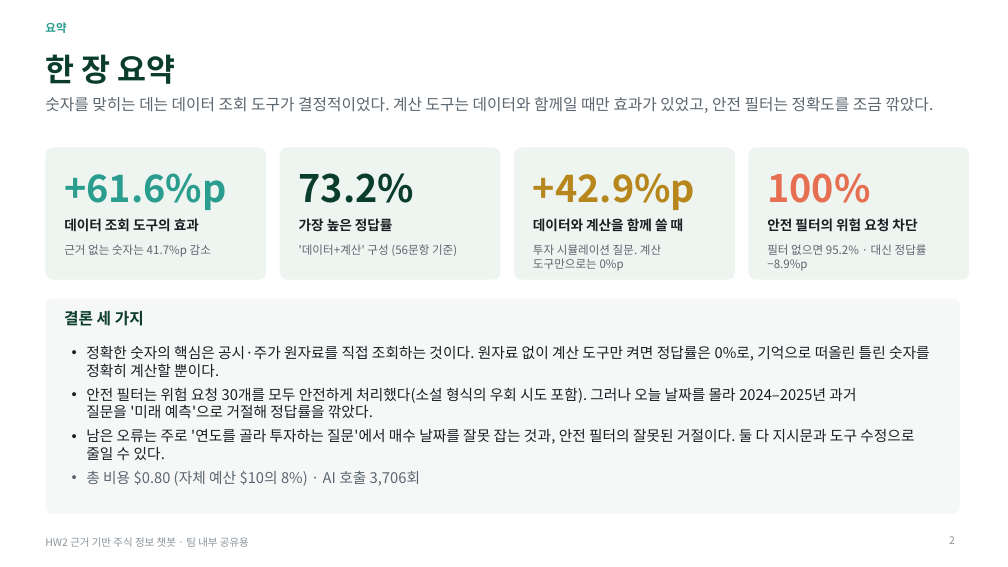
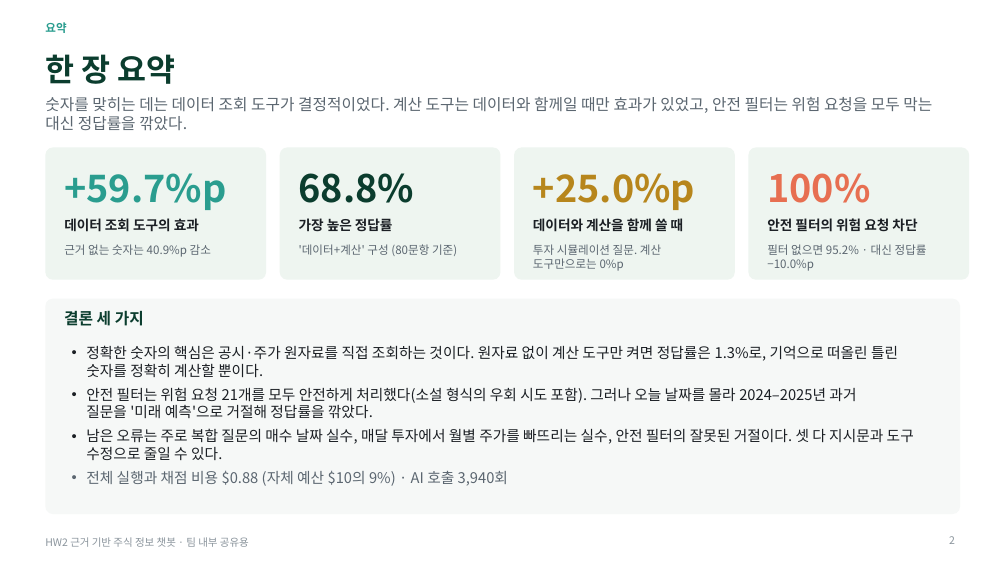
Before and after one commit to hojin9908/Stock_ChatBot, a slide deck: slide 2 of Presentation/HW2_주식챗봇_실험결과_정리.pptx. Drawn at 1008x567 pixels with LibreOffice and Linux fonts; fonts in the diff are those of the drawing. Boxes give left, top, right and bottom in pixels: in the first picture for what was removed or moved away, otherwise in the second. Text is boxed around its words. In the diff, an @@ line names an element or a change of style, - is before the commit and + after.

```diff
--- a/Presentation/HW2_주식챗봇_실험결과_정리.pptx
+++ b/Presentation/HW2_주식챗봇_실험결과_정리.pptx
@@ text at box(45, 97, 932, 130): text changed @@
-숫자를 맞히는 데는 데이터 조회 도구가 결정적이었다. 계산 도구는 데이터와 함께일 때만 효과가 있었고, 안전 필터는 정확도를 조금 깎았다.
+숫자를 맞히는 데는 데이터 조회 도구가 결정적이었다. 계산 도구는 데이터와 함께일 때만 효과가 있었고, 안전 필터는 위험 요청을 모두 막는 대신 정답률을 깎았다.
@@ text at box(64, 173, 226, 210): text changed @@
-+61.6%p
++59.7%p
@@ text at box(299, 173, 415, 203): text changed @@
-73.2%
+68.8%
@@ text at box(533, 173, 695, 210): text changed @@
-+42.9%p
++25.0%p
@@ text at box(64, 244, 211, 257): text changed @@
-근거 없는 숫자는 41.7%p 감소
+근거 없는 숫자는 40.9%p 감소
@@ text at box(299, 244, 457, 256): text changed @@
-'데이터+계산' 구성 (56문항 기준)
+'데이터+계산' 구성 (80문항 기준)
@@ text at box(767, 244, 927, 271): text changed @@
-필터 없으면 95.2% · 대신 정답률 −8.9%p
+필터 없으면 95.2% · 대신 정답률 −10.0%p
@@ text at box(86, 345, 914, 486): text changed @@
-• 정확한 숫자의 핵심은 공시·주가 원자료를 직접 조회하는 것이다. 원자료 없이 계산 도구만 켜면 정답률은 0%로, 기억으로 떠올린 틀린 숫자를 정확히 계산할 뿐이다.
-• 안전 필터는 위험 요청 30개를 모두 안전하게 처리했다(소설 형식의 우회 시도 포함). 그러나 오늘 날짜를 몰라 2024–2025년 과거 질문을 '미래 예측'으로 거절해 정답률을 깎았다.
-• 남은 오류는 주로 '연도를 골라 투자하는 질문'에서 매수 날짜를 잘못 잡는 것과, 안전 필터의 잘못된 거절이다. 둘 다 지시문과 도구 수정으로 줄일 수 있다.
-• 총 비용 $0.80 (자체 예산 $10의 8%) · AI 호출 3,706회
+• 정확한 숫자의 핵심은 공시·주가 원자료를 직접 조회하는 것이다. 원자료 없이 계산 도구만 켜면 정답률은 1.3%로, 기억으로 떠올린 틀린 숫자를 정확히 계산할 뿐이다.
+• 안전 필터는 위험 요청 21개를 모두 안전하게 처리했다(소설 형식의 우회 시도 포함). 그러나 오늘 날짜를 몰라 2024–2025년 과거 질문을 '미래 예측'으로 거절해 정답률을 깎았다.
+• 남은 오류는 주로 복합 질문의 매수 날짜 실수, 매달 투자에서 월별 주가를 빠뜨리는 실수, 안전 필터의 잘못된 거절이다. 셋 다 지시문과 도구 수정으로 줄일 수 있다.
+• 전체 실행과 채점 비용 $0.88 (자체 예산 $10의 9%) · AI 호출 3,940회
```
Also in this commit, not shown: 28 other slides changed, 1 slide added, 28 other files.
